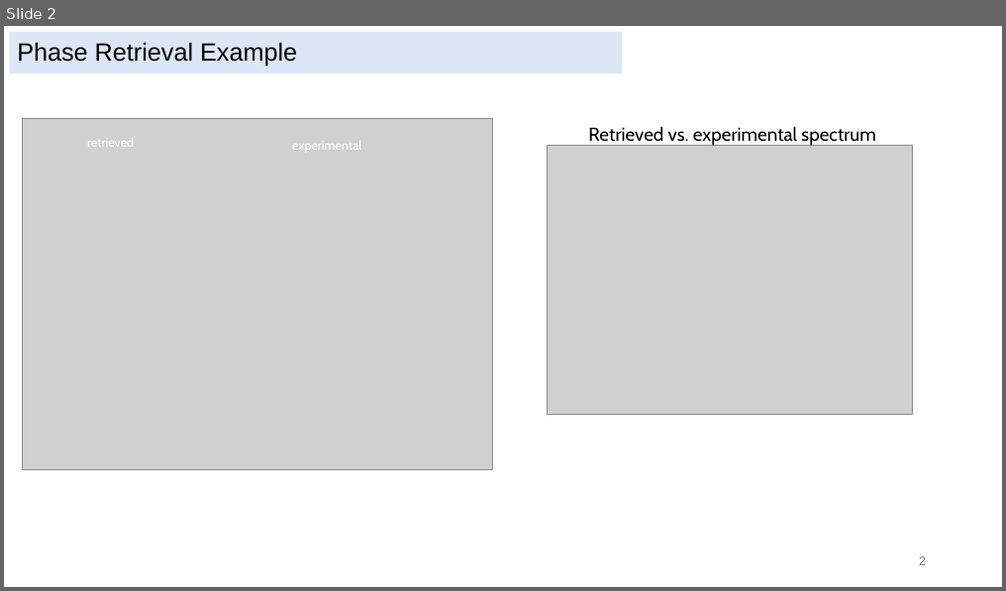
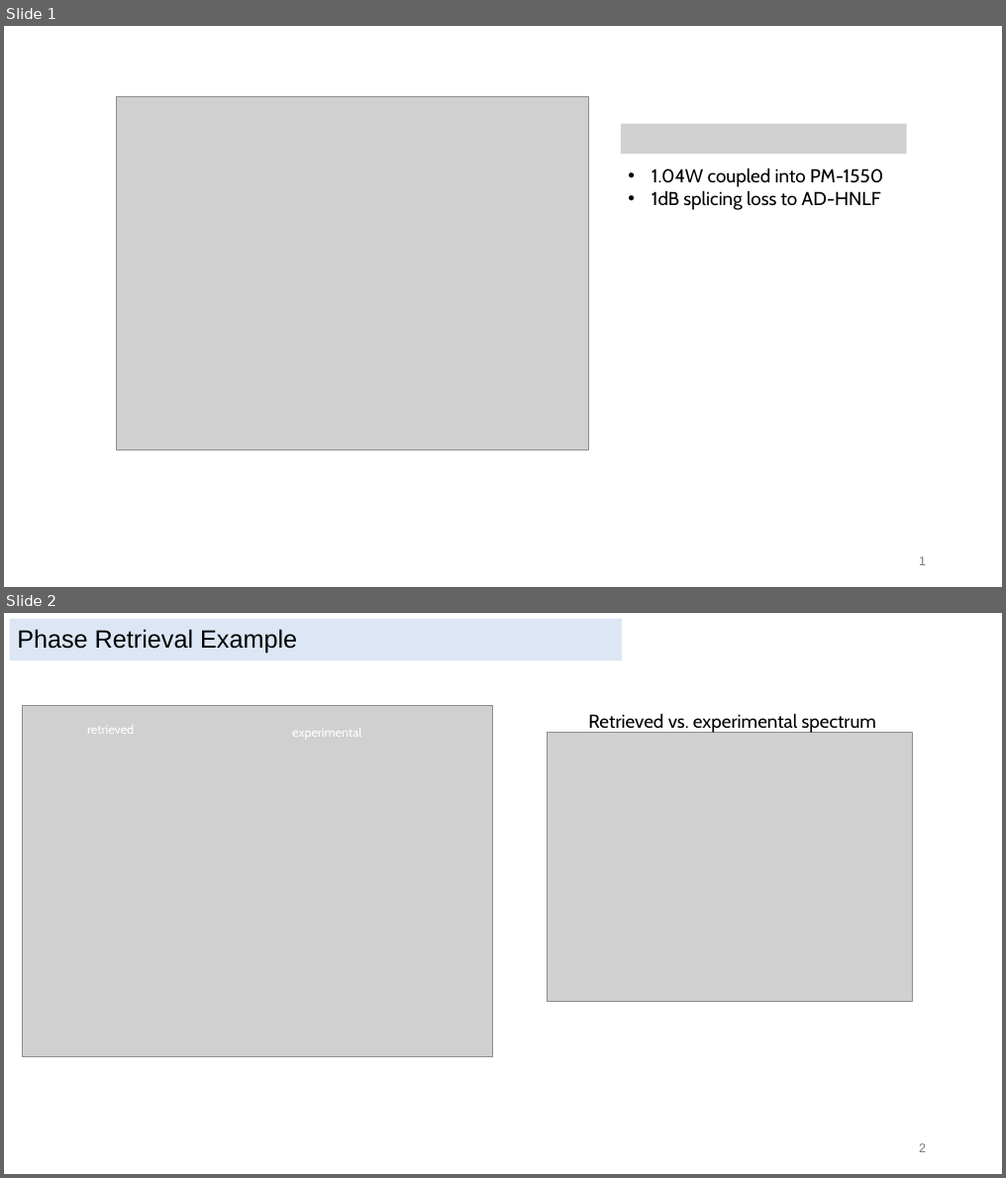
Before and after one commit to peter-chang62/HNLF_sims_for_molecular_ion, a slide deck: notes.pptx. Shown one above the other, each under a label of ours: slide 2 before the commit, slides 1 and 2 after it. The pictures are 1006x591 and 1006x1178 pixels, drawn with LibreOffice and Linux fonts; fonts in the diff are those of the drawing; grey boxes stand for pictures. Boxes give left, top, right and bottom in pixels: in the first picture for what was removed or moved away, otherwise in the second. Text is boxed around its words. In the diff, an @@ line names an element or a change of style, - is before the commit and + after.

```diff
--- a/notes.pptx
+++ b/notes.pptx
@@ slide 1 added at bbox=[4, 26, 1002, 587], background #FFFFFF @@
@@ picture added at bbox=[117, 96, 589, 451] @@
@@ picture added at bbox=[621, 123, 907, 154] @@
@@ text added at bbox=[651, 168, 883, 210], 18 pt, text #000000 @@
+• 1.04W coupled into PM-1550
+• 1dB splicing loss to AD-HNLF
@@ page number added at bbox=[919, 557, 926, 566], 12 pt, text #797979 @@
+1
```
Also in this commit, not shown: 1 slide removed, 7 other files.
